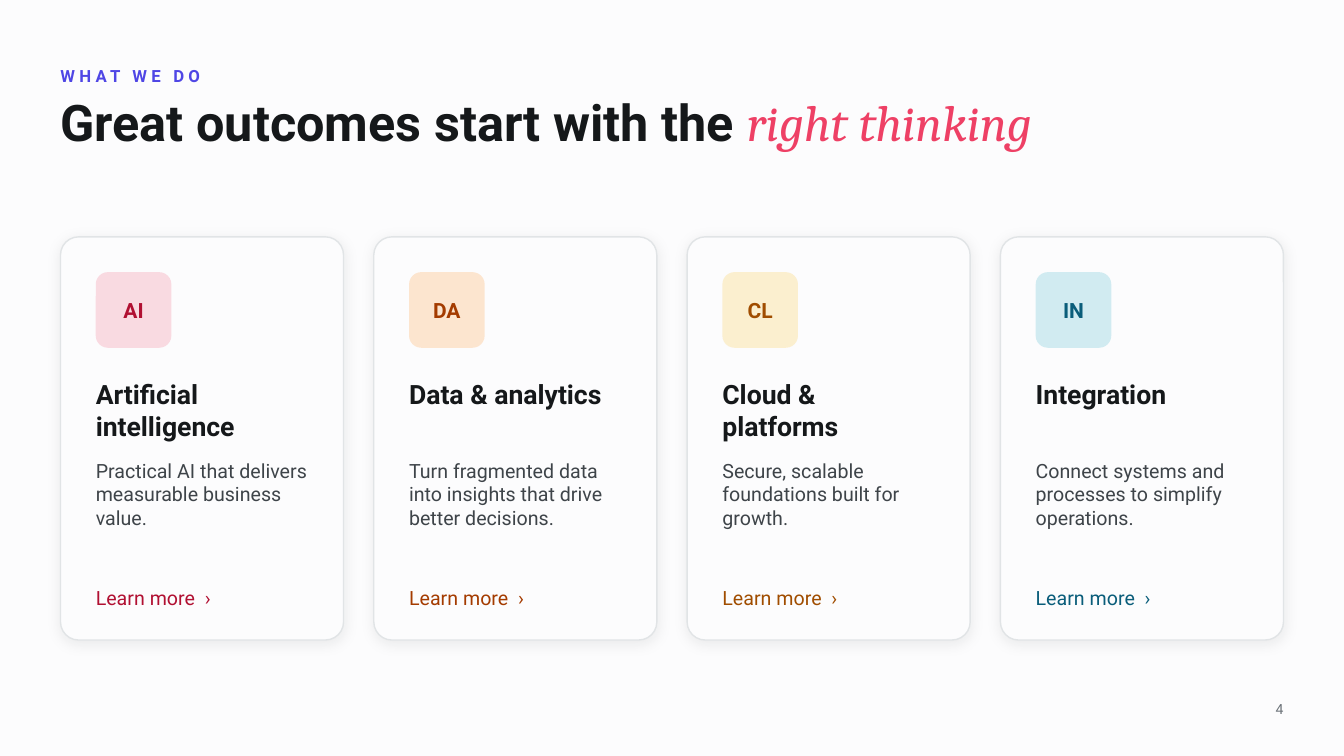
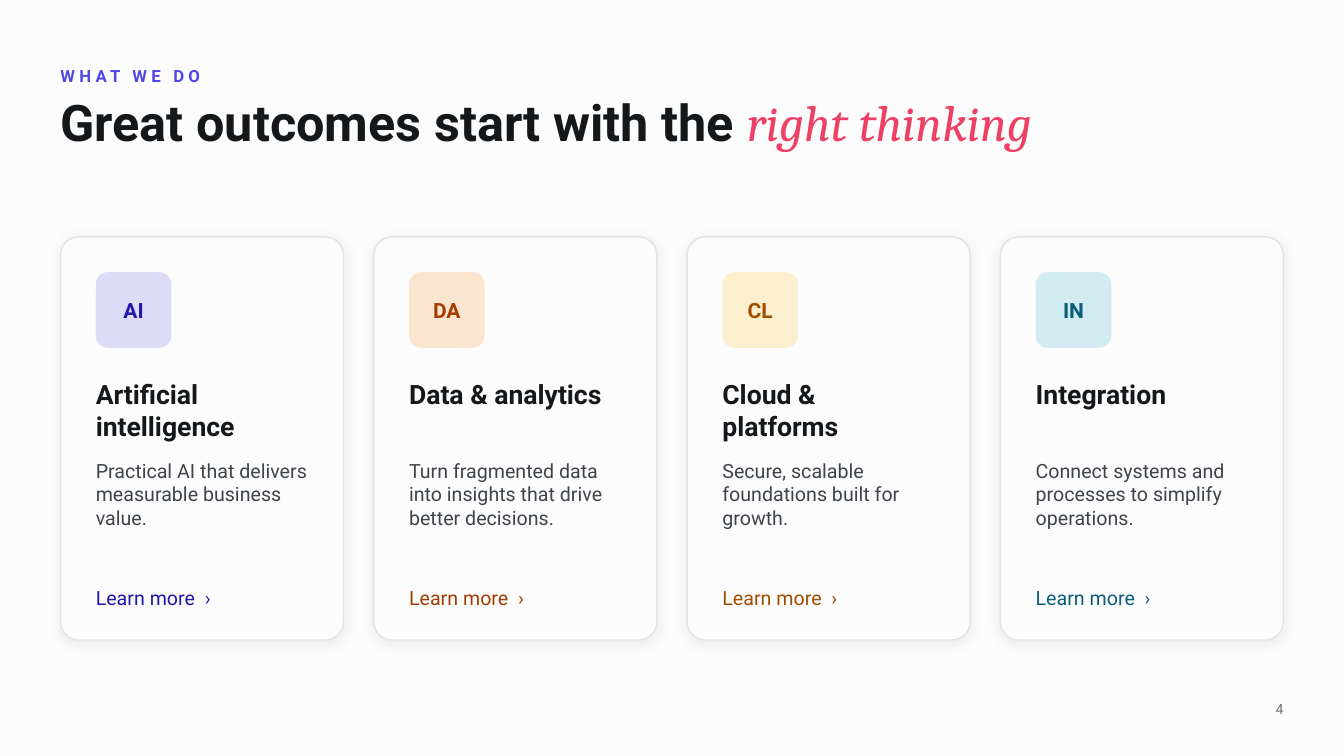
Before and after one commit to insighture/design-system, a slide deck: slide 4 of templates/powerpoint/Insighture-sample.pptx. Drawn at 1344x756 pixels with LibreOffice and Linux fonts; fonts in the diff are those of the drawing; background and template pictures are left out. Boxes give left, top, right and bottom in pixels: in the first picture for what was removed or moved away, otherwise in the second. Text is boxed around its words. In the diff, an @@ line names an element or a change of style, - is before the commit and + after.

```diff
--- a/templates/powerpoint/Insighture-sample.pptx
+++ b/templates/powerpoint/Insighture-sample.pptx
@@ text "AI" at <box>123,303,143,318</box>: text colour #B11032 to #2018A8 @@
@@ rounded rectangle at <box>96,272,171,348</box>: fill #EE4065 at 18% opacity to #4F46E5 at 18% opacity @@
@@ text "Learn more ›" at <box>96,591,195,606</box>: text colour #B11032 to #2018A8 @@
```
Also in this commit, not shown: 23 other files.
